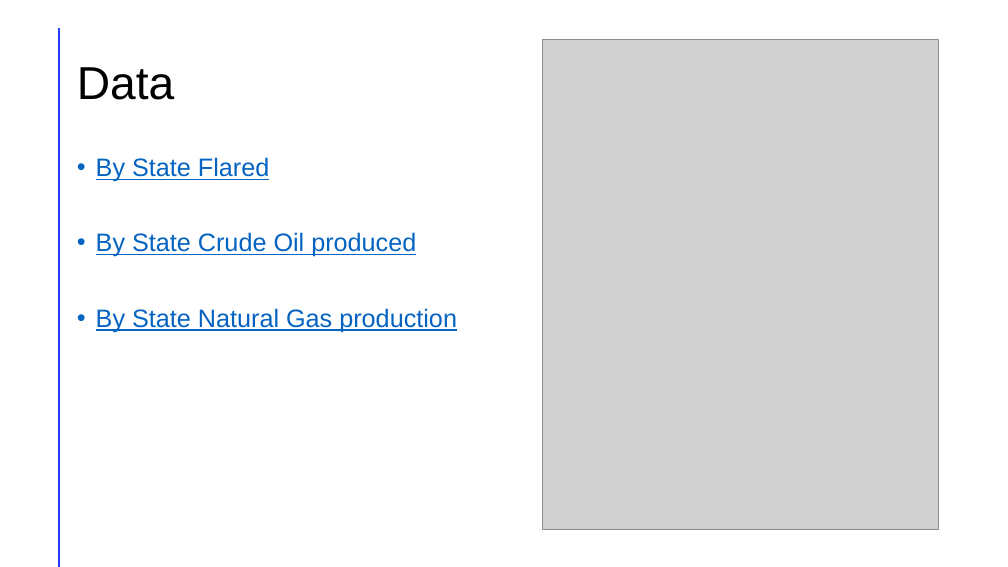
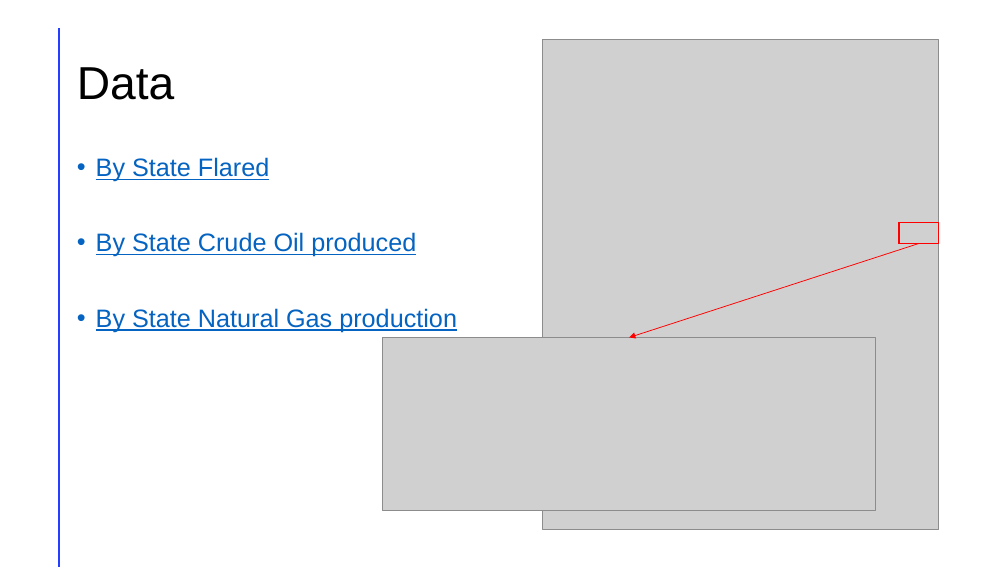
Before and after one commit to chad-hub/wasted_energy, a slide deck: slide 4 of Wasted Energy.pptx. Drawn at 1008x567 pixels with LibreOffice and Linux fonts; fonts in the diff are those of the drawing; grey boxes stand for pictures. Boxes give left, top, right and bottom in pixels: in the first picture for what was removed or moved away, otherwise in the second. Text is boxed around its words. In the diff, an @@ line names an element or a change of style, - is before the commit and + after.

Commit message:
last touches on PPT

```diff
--- a/Wasted Energy.pptx
+++ b/Wasted Energy.pptx
@@ rectangle added at (899,222,939,243), outline #FF0000 1.5 pt @@
@@ arrow added from (919, 243) to (629, 337), #FF0000 0.75 pt @@
@@ picture added at (383,337,876,510) @@
```
